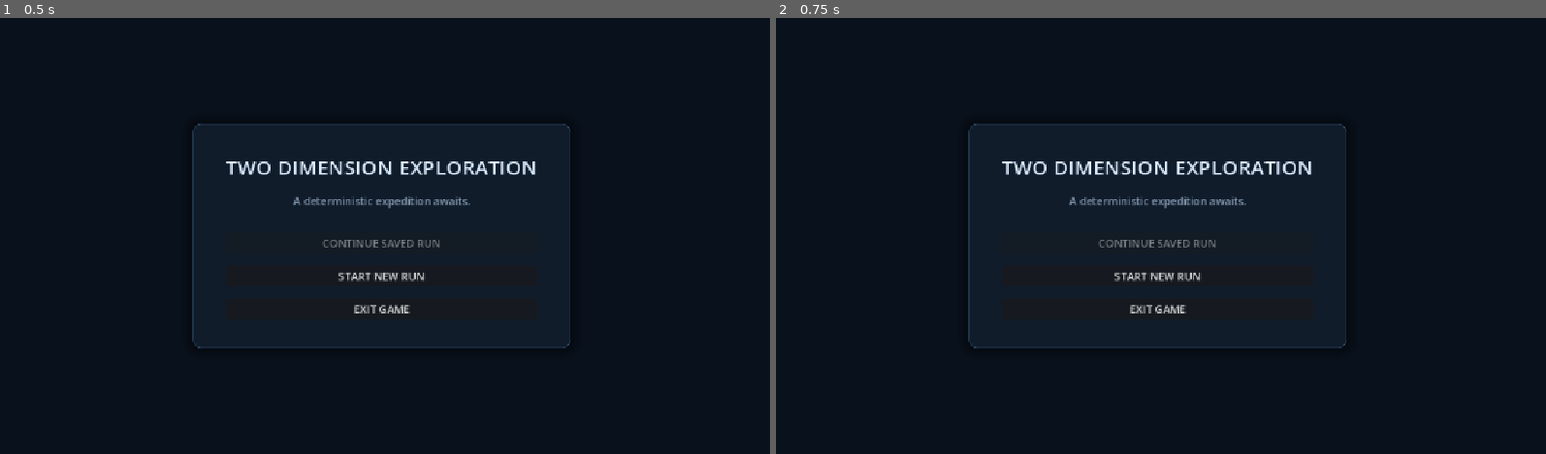
Above: before the commit, frames 1-2 (left to right).
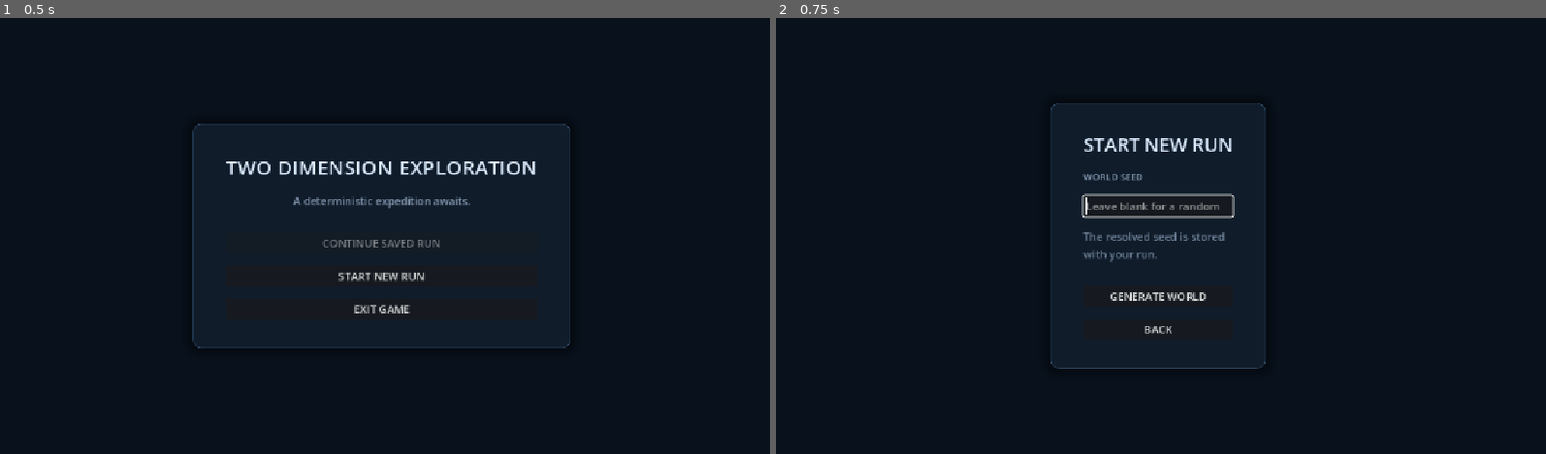
Above: after the commit, the same moments.

Repository: Poostaq/two-dimensional-experiment
Game: Godot game, scene res://Scenes/world_run_start.tscn
The game is run twice, just before and just after one commit, with the same random seed, the same clock (stepped at 60 frames per second) and the same inputs. The engine's default icon, where the game draws it, is replaced by a stand-in: a white triangle on a blue panel in a dark square.
Inputs:
- Up to frame 1 (0.5 s): no input
- Up to frame 2 (0.75 s): click "START NEW RUN" at 0.5 s

Frame 1 is identical in both runs. In frame 2, 3.2% of the frame differs, in the area x 24-75%, y 19-81%.

Commit message:
fix: allow run-start menu input

Diff:
--- a/Scenes/world_run_start.tscn
+++ b/Scenes/world_run_start.tscn
@@ -126,6 +126,7 @@
 layout_mode = 0
 anchor_right = 1.0
 anchor_bottom = 1.0
+mouse_filter = 2
 
 [node name="NewRunScreen" type="PanelContainer" parent="NewRunCenter" unique_id=2128958829]
 unique_name_in_owner = true
@@ -241,4 +242,4 @@
 anchors_preset = 0
 anchor_right = 1.0
 anchor_bottom = 1.0
-mouse_filter = 1
+mouse_filter = 2
--- a/Tests/UI/test_world_run_start_scene.gd
+++ b/Tests/UI/test_world_run_start_scene.gd
@@ -55,6 +55,18 @@
         launcher.get("_world_factory") is PackedScene,
         "launcher defaults to the production world factory"
     )
+    var new_run_center := launcher.get_node_or_null("NewRunCenter") as Control
+    var failure_host := launcher.get_node_or_null("%FailureHost") as Control
+    _expect(
+        is_instance_valid(new_run_center)
+        and new_run_center.mouse_filter == Control.MOUSE_FILTER_IGNORE,
+        "hidden new-run layer does not intercept main-menu input"
+    )
+    _expect(
+        is_instance_valid(failure_host)
+        and failure_host.mouse_filter == Control.MOUSE_FILTER_IGNORE,
+        "empty failure host does not intercept launcher input"
+    )
     launcher.free()
     _finish()
 
